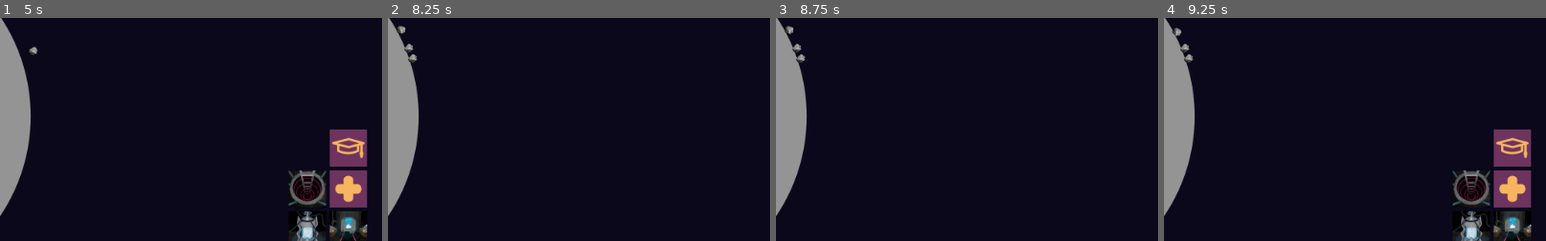
Above: before the commit, frames 1-4 (left to right).
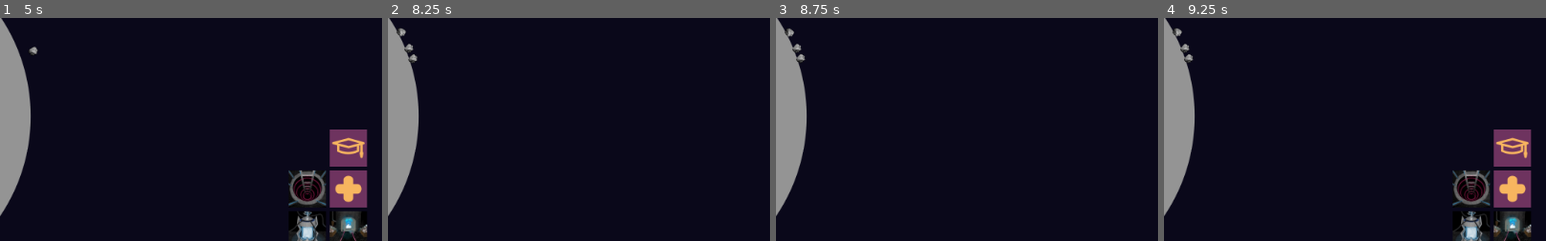
Above: after the commit, the same moments.

Repository: jhlothamer/gameOff2020
Game: Godot game, scene res://scenes/title/title.tscn
Same seed, same stepped clock (60 frames per second), same inputs: the game is played once before the commit and once after it. Sound files missing from this copy of the repository are replaced by a short silence.
Inputs (mouse positions are % of the whole screen's width and height, from its top left):
- Up to frame 1 (5 s): click "New Game" at 0.5 s; move the mouse to (72, 45) at 1.27 s; hold Right (ui_right) 1.28-2 s; click (72, 45) at 1.42 s; drag from (30, 55) to (13, 44) at 2.02 s; click (96, 92) at 2.75 s; click (90, 65) at 3.5 s; click (96, 92) at 4.25 s
- Up to frame 2 (8.25 s): click (90, 83) at 5 s; click (96, 92) at 5.75 s; click (96, 47) at 6.5 s; click (96, 92) at 7.25 s; click (96, 65) at 8 s
- Up to frame 3 (8.75 s): no input
- Up to frame 4 (9.25 s): click (96, 92) at 8.75 s
The pictures show only the part of the screen within x 50-100%, y 18-68%; the shares and areas given below are measured in that part.

Frame 1 is identical in both runs. In frame 2, 0.1% of the frame differs, in the area x 2-8%, y 3-20%; in frame 3, less than 0.1%; in frame 4, less than 0.1%.

Commit message:
hook up structure interaction sounds, use new music track

Diff:
--- a/game/project.godot
+++ b/game/project.godot
@@ -113,6 +113,11 @@
 "class": "StringUtil",
 "language": "GDScript",
 "path": "res://addons/godot_helper_pack/core/util/string_util.gd"
+}, {
+"base": "Node2D",
+"class": "StructureInteractionTempSound",
+"language": "GDScript",
+"path": "res://scenes/sound/structure_interaction_temp_sound.gd"
 }, {
 "base": "Node",
 "class": "StructureMgr",
@@ -146,6 +151,7 @@
 "StateMachine": "res://addons/godot_helper_pack/core/state_machine/state_machine.svg",
 "StopWatch": "",
 "StringUtil": "",
+"StructureInteractionTempSound": "",
 "StructureMgr": "",
 "Vector2Util": ""
 }
--- a/game/scenes/animations/ConstructionAnimation.gd
+++ b/game/scenes/animations/ConstructionAnimation.gd
@@ -1,12 +1,14 @@
 extends AnimatedSprite
 
+onready var construction_audio_stream := $ConstructionAudioStream
+onready var reclamation_audio_stream := $ReclamationAudioStream
 
 
-# Called when the node enters the scene tree for the first time.
-func _ready():
-	pass # Replace with function body.
+func play_construction_animation():
+	construction_audio_stream.play()
+	play("default")
 
 
-# Called every frame. 'delta' is the elapsed time since the previous frame.
-#func _process(delta):
-#	pass
+func play_reclamation_animation():
+	reclamation_audio_stream.play()
+	play("default", true)
--- a/game/scenes/animations/ConstructionAnimation.tscn
+++ b/game/scenes/animations/ConstructionAnimation.tscn
@@ -1,7 +1,9 @@
-[gd_scene load_steps=8 format=2]
+[gd_scene load_steps=10 format=2]
 
 [ext_resource path="res://assets/images/animations/Tile-Progress-Animation.png" type="Texture" id=1]
 [ext_resource path="res://scenes/animations/ConstructionAnimation.gd" type="Script" id=2]
+[ext_resource path="res://assets/audio/sounds/Structure_Interactions_Reclamation_01.wav" type="AudioStream" id=3]
+[ext_resource path="res://assets/audio/sounds/Structure_Interactions_Construction_01.wav" type="AudioStream" id=4]
 
 [sub_resource type="AtlasTexture" id=1]
 flags = 4
@@ -35,3 +37,9 @@
 frames = SubResource( 5 )
 centered = false
 script = ExtResource( 2 )
+
+[node name="ConstructionAudioStream" type="AudioStreamPlayer2D" parent="."]
+stream = ExtResource( 4 )
+
+[node name="ReclamationAudioStream" type="AudioStreamPlayer2D" parent="."]
+stream = ExtResource( 3 )
--- a/game/scenes/animations/RepairAnimation.tscn
+++ b/game/scenes/animations/RepairAnimation.tscn
@@ -1,7 +1,8 @@
-[gd_scene load_steps=7 format=2]
+[gd_scene load_steps=8 format=2]
 
 [ext_resource path="res://assets/images/animations/Wrench-Animation.png" type="Texture" id=1]
 [ext_resource path="res://scenes/animations/RepairAnimation.gd" type="Script" id=2]
+[ext_resource path="res://assets/audio/sounds/Structure_Interactions_Repair_01.wav" type="AudioStream" id=3]
 
 [sub_resource type="AtlasTexture" id=1]
 flags = 4
@@ -31,3 +32,7 @@
 centered = false
 offset = Vector2( 10, 0 )
 script = ExtResource( 2 )
+
+[node name="RepairAudioStream" type="AudioStreamPlayer2D" parent="."]
+stream = ExtResource( 3 )
+autoplay = true
--- a/game/scenes/managers/damage_mgr.gd
+++ b/game/scenes/managers/damage_mgr.gd
@@ -38,9 +38,7 @@
 		print("No valid structures to damage")
 		return
 	var rand_structure: StructureMgr.StructureData = ArrayUtil.get_rand(non_damaged_structures)
-	rand_structure.set_damaged(true)
 	var structure_mgr := StructureMgr.get_structure_mgr()
-	StructureMgr.get_structure_mgr().refresh_structure_resources()
-	print("damaged structure " + structure_mgr._structure_id_to_name[rand_structure.structure_type_id] )
+	structure_mgr.damage_structure(rand_structure)
 	# set random time for next damage
 	_start_random_damage_timer()
--- a/game/scenes/managers/structure_mgr.gd
+++ b/game/scenes/managers/structure_mgr.gd
@@ -84,6 +84,7 @@
 
 var _construction_animation_class = preload("res://scenes/animations/ConstructionAnimation.tscn")
 var _repair_animation_class = preload("res://scenes/animations/RepairAnimation.tscn")
+var _structure_interaction_temp_sound_class := preload("res://scenes/sound/structure_interaction_temp_sound.tscn")
 
 # metadata about structures
 var _structure_data := {}
@@ -320,12 +321,17 @@
 
 
 func _do_construction_animation(structure: StructureData) -> void:
+	var interaction_sound = _structure_interaction_temp_sound_class.instance()
+	Game.get_construction_repair_etc_animations_parent().add_child(interaction_sound)
+	interaction_sound.global_position = Game.get_structure_tiles_tile_map().map_to_world(structure.tile_map_cell)
+	interaction_sound.play_placement_sound()
+	yield(interaction_sound, "tree_exited")
 	Game.get_separator_boxes_tile_map().set_cellv(structure.tile_map_cell, -1)
 	var construction_animation: AnimatedSprite = _construction_animation_class.instance()
 	structure.current_animation = construction_animation
 	Game.get_construction_repair_etc_animations_parent().add_child(construction_animation)
 	construction_animation.global_position = Game.get_structure_tiles_tile_map().map_to_world(structure.tile_map_cell)
-	construction_animation.play("default")
+	construction_animation.play_construction_animation()
 	yield(construction_animation, "animation_finished")
 	construction_animation.queue_free()
 	structure.disabled = false
@@ -340,7 +346,7 @@
 	structure.current_animation = construction_animation
 	Game.get_construction_repair_etc_animations_parent().add_child(construction_animation)
 	construction_animation.global_position = Game.get_structure_tiles_tile_map().map_to_world(structure.tile_map_cell)
-	construction_animation.play("default", true)
+	construction_animation.play_reclamation_animation()
 	yield(construction_animation, "animation_finished")
 	construction_animation.queue_free()
 	_structures.erase(structure.tile_map_cell)
@@ -390,6 +396,11 @@
 	if !structure.disabled:
 		structure.disabled = true
 		refresh_structure_resources()
+		var interaction_sound = _structure_interaction_temp_sound_class.instance()
+		Game.get_construction_repair_etc_animations_parent().add_child(interaction_sound)
+		interaction_sound.global_position = Game.get_structure_tiles_tile_map().map_to_world(structure.tile_map_cell)
+		interaction_sound.play_player_deactivate_sound()
+
 
 func enable_structure(cell_v: Vector2):
 	if !_structures.has(cell_v):
@@ -398,3 +409,15 @@
 	if structure.disabled:
 		structure.disabled = false
 		refresh_structure_resources()
+		var interaction_sound = _structure_interaction_temp_sound_class.instance()
+		Game.get_construction_repair_etc_animations_parent().add_child(interaction_sound)
+		interaction_sound.global_position = Game.get_structure_tiles_tile_map().map_to_world(structure.tile_map_cell)
+		interaction_sound.play_player_reactive_sound()
+
+func damage_structure(structure: StructureData):
+	structure.set_damaged(true)
+	refresh_structure_resources()
+	var interaction_sound = _structure_interaction_temp_sound_class.instance()
+	Game.get_construction_repair_etc_animations_parent().add_child(interaction_sound)
+	interaction_sound.global_position = Game.get_structure_tiles_tile_map().map_to_world(structure.tile_map_cell)
+	interaction_sound.play_failure_deactive_sound()
--- a/game/scenes/managers/zoom_level_sound_mixer.tscn
+++ b/game/scenes/managers/zoom_level_sound_mixer.tscn
@@ -1,12 +1,10 @@
 [gd_scene load_steps=6 format=2]
 
-[ext_resource path="res://assets/audio/music/temp/523808__doctor-dreamchip__2020-04-27-sythwave-vaporwave.ogg" type="AudioStream" id=1]
+[ext_resource path="res://assets/audio/music/Music_Sample-01.ogg" type="AudioStream" id=1]
 [ext_resource path="res://assets/audio/sounds/temp/274186__littlerobotsoundfactory__spaceengine-controlroom-loop-01.wav" type="AudioStream" id=2]
 [ext_resource path="res://assets/audio/sounds/temp/115759__warwickallison__windloop.wav" type="AudioStream" id=3]
 [ext_resource path="res://assets/audio/sounds/temp/mp3-8209654939931753-160543743293813.ogg" type="AudioStream" id=4]
 [ext_resource path="res://scenes/managers/zoom_level_sound_mixer.gd" type="Script" id=5]
-
-
 
 [node name="ZoomLevelSoundMixer" type="Node"]
 pause_mode = 2
--- /dev/null
+++ b/game/scenes/sound/structure_interaction_temp_sound.gd
@@ -0,0 +1,38 @@
+class_name StructureInteractionTempSound
+extends Node2D
+
+onready var player_deactive_sound := $PlayerDeactiveSound
+onready var player_reactive_sound := $PlayerReactiveSound
+onready var placement_sound := $PlacementSound
+onready var failure_deactive_sound := $FailureDeactiveSound
+
+
+func play_player_deactivate_sound():
+	player_deactive_sound.play()
+
+
+func play_player_reactive_sound():
+	player_reactive_sound.play()
+
+
+func play_placement_sound():
+	placement_sound.play()
+
+func play_failure_deactive_sound():
+	failure_deactive_sound.play()
+
+
+func _on_PlayerDeactiveSound_finished():
+	queue_free()
+
+
+func _on_PlayerReactiveSound_finished():
+	queue_free()
+
+
+func _on_PlacementSound_finished():
+	queue_free()
+
+
+func _on_FailureDeactiveSound_finished():
+	queue_free()
--- /dev/null
+++ b/game/scenes/sound/structure_interaction_temp_sound.tscn
@@ -0,0 +1,25 @@
+[gd_scene load_steps=5 format=2]
+
+[ext_resource path="res://assets/audio/sounds/Structure_Interactions_Player_Reactivate_01.wav" type="AudioStream" id=1]
+[ext_resource path="res://assets/audio/sounds/Structure_Interactions_Player_Deactivate_01.wav" type="AudioStream" id=2]
+[ext_resource path="res://assets/audio/sounds/Structure_Interactions_Placement_01.wav" type="AudioStream" id=3]
+[ext_resource path="res://scenes/sound/structure_interaction_temp_sound.gd" type="Script" id=4]
+
+[node name="StructureInteractionTempSound" type="Node2D"]
+script = ExtResource( 4 )
+
+[node name="PlayerDeactiveSound" type="AudioStreamPlayer2D" parent="."]
+stream = ExtResource( 2 )
+
+[node name="PlayerReactiveSound" type="AudioStreamPlayer2D" parent="."]
+stream = ExtResource( 1 )
+
+[node name="PlacementSound" type="AudioStreamPlayer2D" parent="."]
+stream = ExtResource( 3 )
+
+[node name="FailureDeactiveSound" type="AudioStreamPlayer2D" parent="."]
+stream = ExtResource( 3 )
+[connection signal="finished" from="PlayerDeactiveSound" to="." method="_on_PlayerDeactiveSound_finished"]
+[connection signal="finished" from="PlayerReactiveSound" to="." method="_on_PlayerReactiveSound_finished"]
+[connection signal="finished" from="PlacementSound" to="." method="_on_PlacementSound_finished"]
+[connection signal="finished" from="FailureDeactiveSound" to="." method="_on_FailureDeactiveSound_finished"]
Not shown, changed: game/assets/audio/sounds/Structure_Interactions_Construction_01.wav.import
Not shown, changed: game/assets/audio/sounds/Structure_Interactions_Reclamation_01.wav.import
Not shown, changed: game/assets/audio/sounds/Structure_Interactions_Repair_01.wav.import
